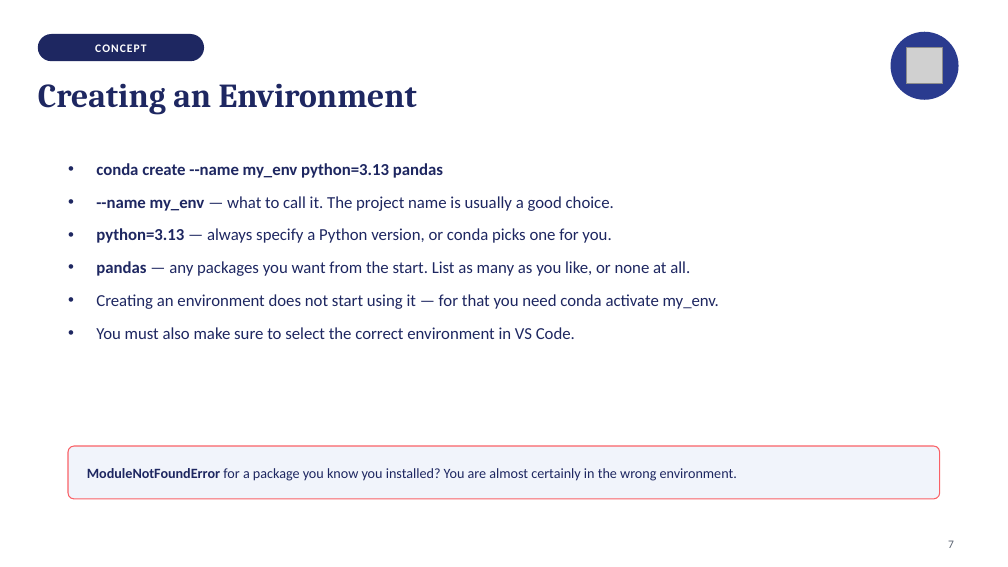
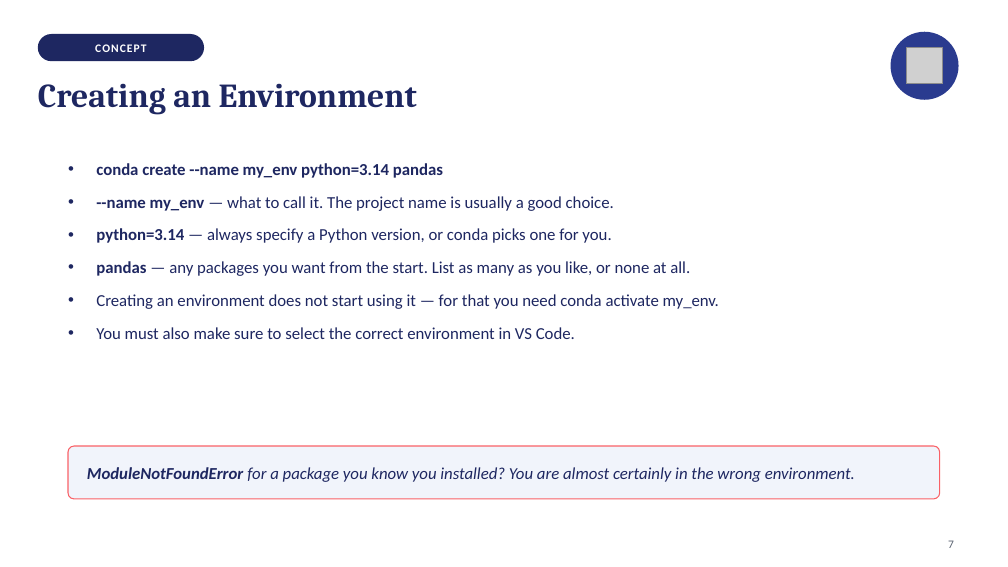
Before and after one commit to isabelhovdahl/TECH2, a slide deck: slide 7 of workshops/week06/conda_slides.pptx. Drawn at 1008x567 pixels with LibreOffice and Linux fonts; fonts in the diff are those of the drawing; grey boxes stand for pictures. Boxes give left, top, right and bottom in pixels: in the first picture for what was removed or moved away, otherwise in the second. Text is boxed around its words. In the diff, an @@ line names an element or a change of style, - is before the commit and + after.

```diff
--- a/workshops/week06/conda_slides.pptx
+++ b/workshops/week06/conda_slides.pptx
@@ text at (96,163,443,178): text changed @@
-• conda create --name my_env python=3.13 pandas
+• conda create --name my_env python=3.14 pandas
@@ text at (96,228,611,243): text changed @@
-• python=3.13 — always specify a Python version, or conda picks one for you.
+• python=3.14 — always specify a Python version, or conda picks one for you.
@@ text "ModuleNotFoundError for a package you ..." at (87,467,855,482): size 13.5 to 16 pt, italic on @@
```
Also in this commit, not shown: 13 other slides changed, 4 other files.
